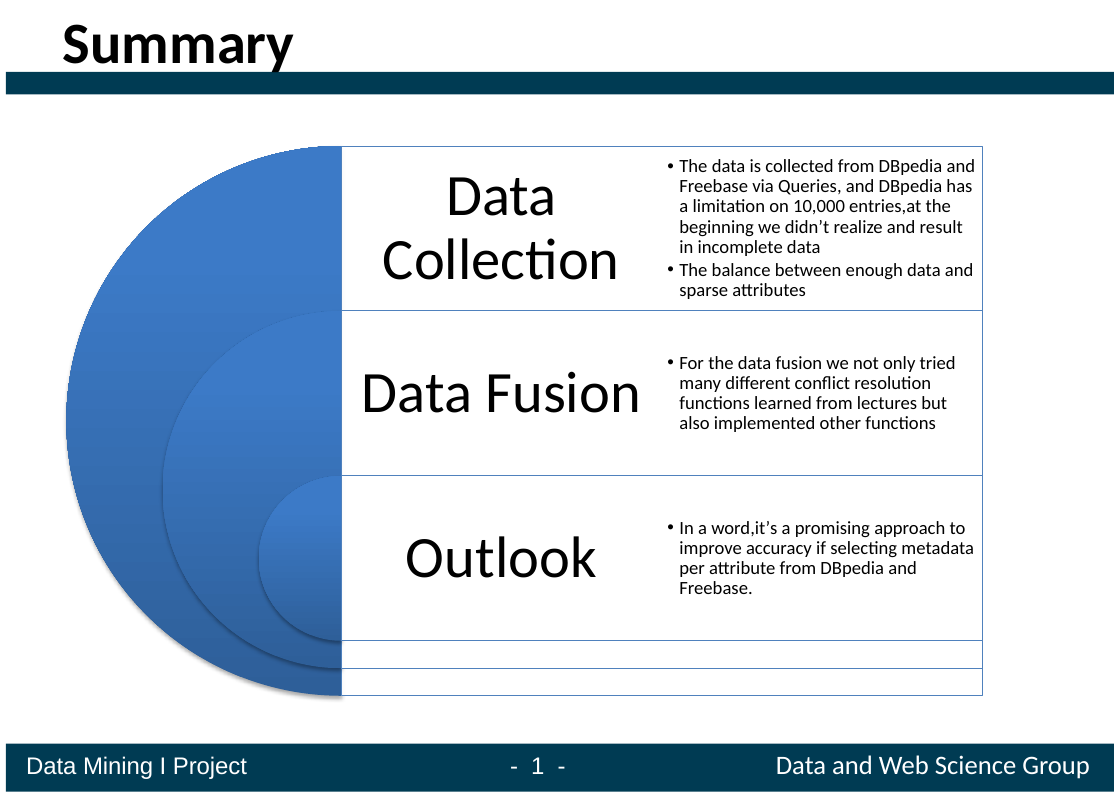
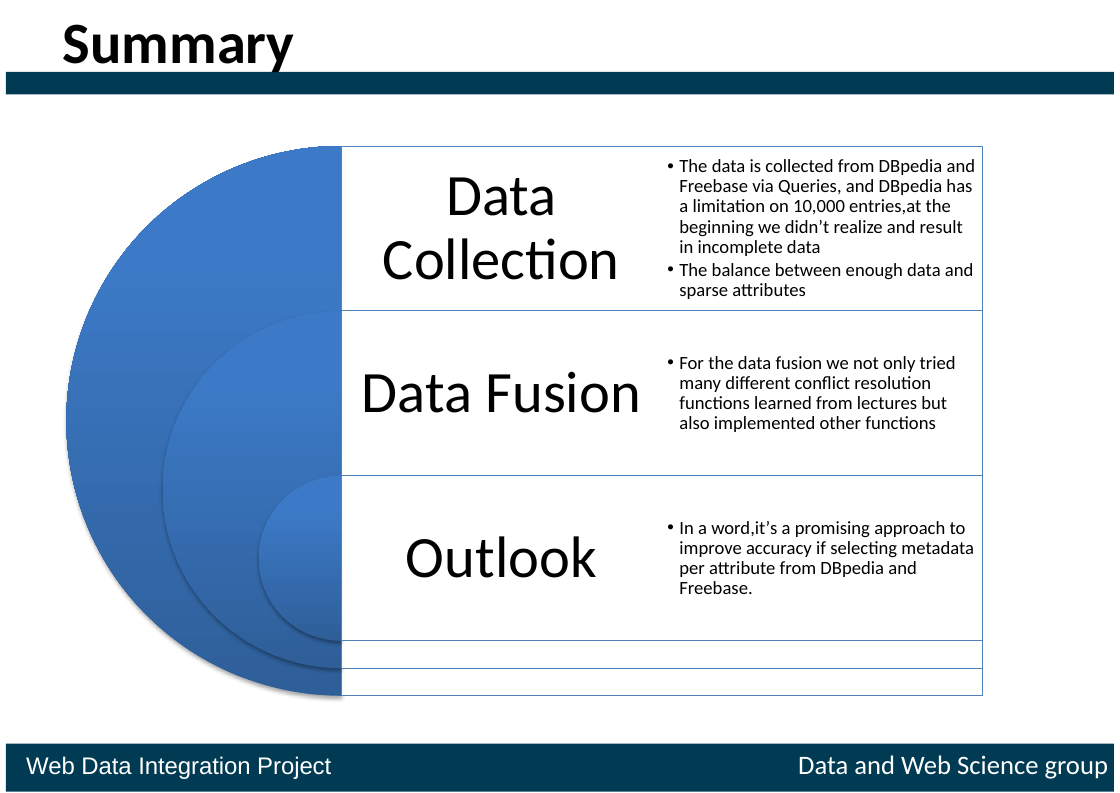
Before and after one commit to ofrendo/WebDataIntegration, a slide deck: slide 14 of presentation/Presentation_template.pptx (slide 15 before the commit). Drawn at 1120x793 pixels with LibreOffice and Linux fonts; fonts in the diff are those of the drawing. Boxes give left, top, right and bottom in pixels: in the first picture for what was removed or moved away, otherwise in the second. Text is boxed around its words. In the diff, an @@ line names an element or a change of style, - is before the commit and + after.

Commit message:
slides

```diff
--- a/presentation/Presentation_template.pptx
+++ b/presentation/Presentation_template.pptx
@@ text at (26, 755, 1108, 779): text changed; size 20 to 18 pt; font Calibri to Arial @@
-Data Mining I Project - 1 - Data and Web Science Group
+Web Data Integration Project Data and Web Science group
```
Also in this commit, not shown: 12 other slides changed, 1 slide removed.
